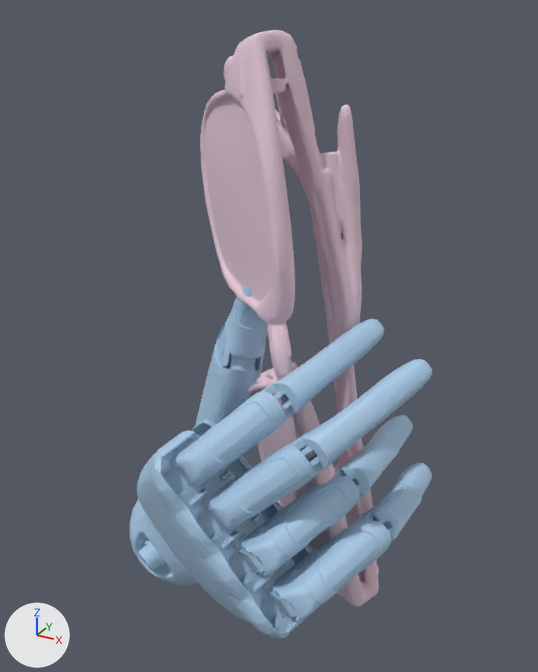
Two versions of the glTF model static/data/grasp/inspire/sunglass/0.glb, one commit apart.
Rendered twice from a 50 mm lens placed at (0.114, -0.229, 0.11), pointed at (-0.014, 0.005, -0.008). Every picture has the same lights, and +X, +Y and +Z are marked at lower left. Where no turn or scale is listed for an object, it has been applied to the vertices.

In view in the first picture: 'geometry_0', 'obj_mesh_grasp_5.obj'.
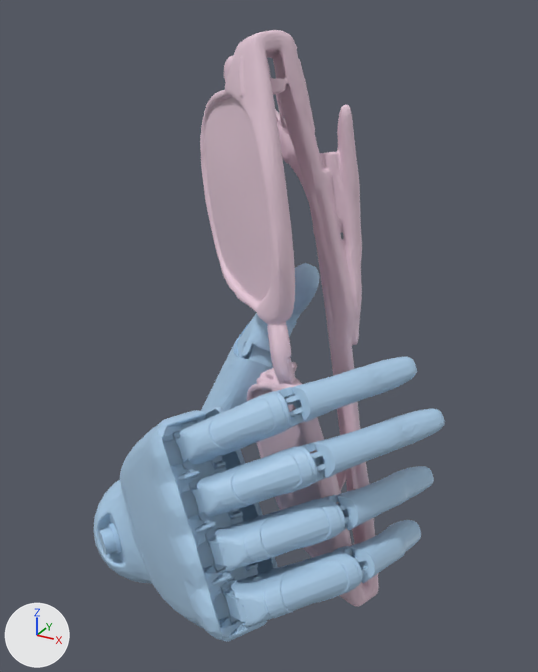
Patch to the scene script:
```diff
--- a/static/data/grasp/inspire/sunglass/0.glb.py
+++ b/static/data/grasp/inspire/sunglass/0.glb.py
@@ me_geometry_0 @@
 # used by ob_geometry_0; location = (0.0, 0.0, 0.0)
-me_geometry_0.from_pydata(...)  # 43306 vertices, 86609 faces; spans x -0.098..0.055, y -0.058..0.047, z -0.158..0.025
+me_geometry_0.from_pydata(...)  # 43306 vertices, 86609 faces; spans x -0.11..0.058, y -0.069..0.038, z -0.153..0.02
+# me_geometry_0 part 1: the loose piece of 1219 vertices spanning x -0.04..0.03, y -0.031..0.022, z -0.127..-0.03 is multiplied about its middle by the matrix ((0.973, 0.103, 0.207), (-0.151, 0.962, 0.227), (-0.176, -0.252, 0.952)), then moved by (-0.006, -0.009, -0.004)
+# me_geometry_0 part 2: the loose piece of 10437 vertices spanning x -0.098..0.031, y -0.058..0.047, z -0.158..-0.03 is multiplied about its middle by the matrix ((0.973, 0.103, 0.207), (-0.151, 0.962, 0.227), (-0.176, -0.252, 0.952)), then moved by (-0.009, -0.008, 0.002)
+# me_geometry_0 part 3: 30256 of 43306 vertices moved; they spanned x -0.063..0.055, y -0.054..0.034, z -0.12..0.025 and now span x -0.067..0.058, y -0.066..0.038, z -0.116..0.02; mean shift (0.0, -0.004, -0.004); largest move (0.051, -0.006, 0.001) -> (0.056, 0.004, -0.022)
 me_geometry_0.materials.append(mat_defaultmaterial)
```

Boxes (x1, y1, x2, y2) around the edits, measured in the pictures (538 x 672 px; the box of a moved part takes in the faces that stretch with it):
'geometry_0', reshaped (16% wider, 7% taller): before (129, 285, 432, 638); after (93, 263, 445, 642)
part 1 of me_geometry_0, moved or reshaped: before (192, 419, 312, 564); after (205, 407, 278, 574)
part 2 of me_geometry_0, moved or reshaped: before (129, 431, 306, 638); after (93, 410, 267, 642)
part 3 of me_geometry_0, moved or reshaped: before (176, 285, 432, 622); after (180, 263, 445, 627)
